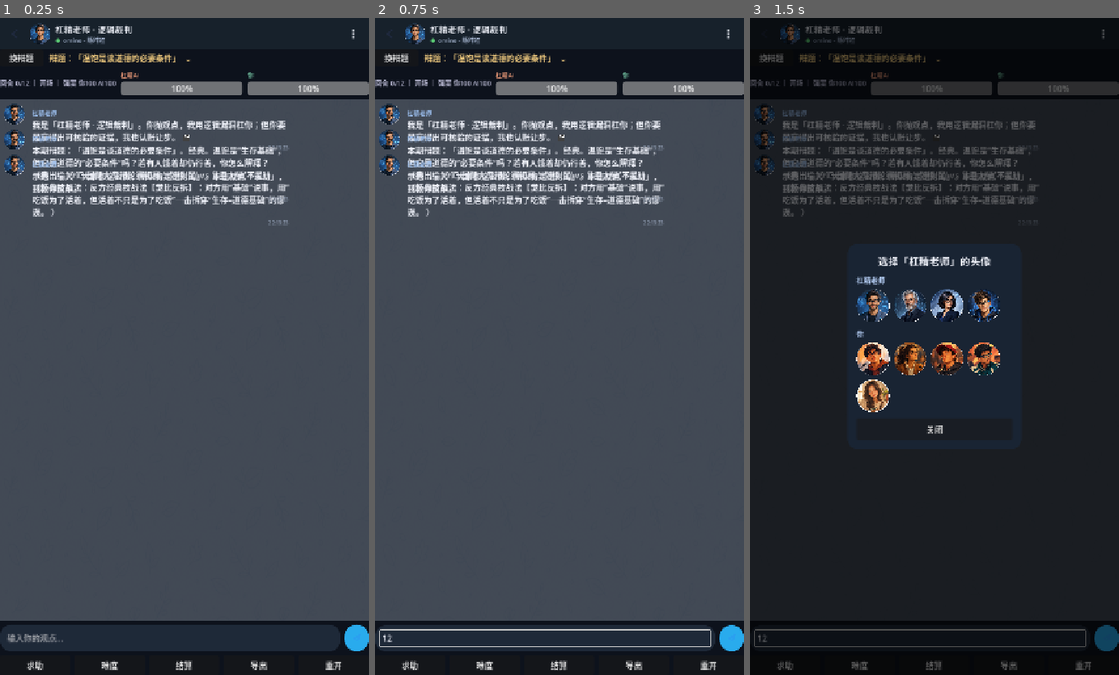
Above: before the commit, frames 1-3 (left to right).
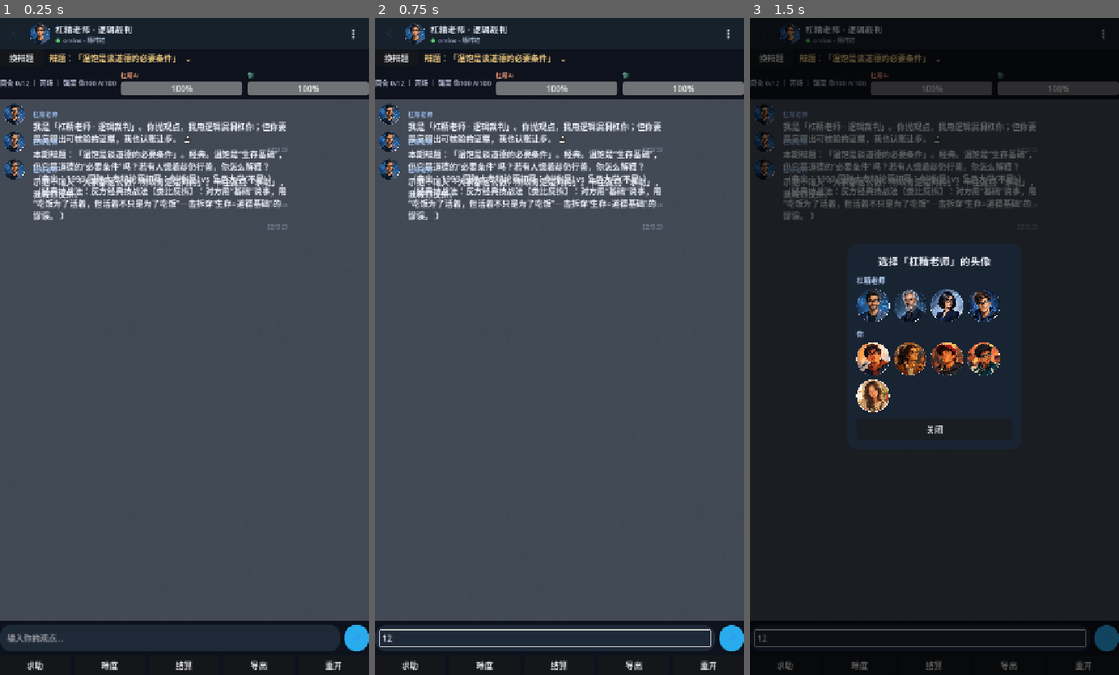
Above: after the commit, the same moments.

Repository: BJX-lin/-md-
Game: Godot game, scene res://scenes/Main.tscn
Same seed, same stepped clock (60 frames per second), same inputs: the game is played once before the commit and once after it.
Inputs (mouse positions are in pixels of both pictures, inside the frame that each line leads up to):
- Up to frame 1 (0.25 s): no input
- Up to frame 2 (0.75 s): click (544, 635) at 0.52 s; type "12" at 0.6 s
- Up to frame 3 (1.5 s): click (790, 31) at 1.27 s

The runs differ from the first frame. In frame 1, 5.9% of the frame differs, in the area x 1-79%, y 14-33%; in frame 2, 5.9%; in frame 3, 3.9%.

Commit message:
重做聊天气泡为独立卡片UI并修复文本重叠：弃用旧 _fit_rl_height 单点回写 custom_minimum_size.y(容器未定宽时测到错误高度)，改为 _queue_reflow/_reflow_bubbles 在气泡加入容器后的下一帧用 get_content_height() 统一重测所有气泡高度+再自动上滑到底(避免多行/含换行bbcode文本与发送者名/时间戳堆叠)；气泡卡片加大圆角18+内边距11、_chat 间距14；_scroll.resized 与每次新消息触发重排以适配小屏/长文本；结算面板保留独立延迟测高。gdparse全过&gdlint零新错
Co-authored-by: arena-agent <297053741+arena-agent@users.noreply.github.com>

Diff:
--- a/godot_logic_game/scripts/Main.gd
+++ b/godot_logic_game/scripts/Main.gd
@@ -140,18 +140,52 @@
 	sb.set_content_margin_all(margin)
 	return sb
 
-# 让 RichTextLabel 高度随内容自适应，避免在容器内换行后文本/时间戳重叠。
-# fit_content 在嵌套容器里的高度测量会滞后/缓存，这里用 get_content_height()
-# 在 resized（宽度变化触发重排）后刷新 custom_minimum_size.y 兜底。
+# ---- 文本高度自适应（卡片式气泡）----
+# RichTextLabel 在 ScrollContainer 嵌套容器里，fit_content 的高度测量会在布局
+# 稳定前就返回旧值，导致多行文本互相重叠。这里统一在“加入容器后的下一帧”
+# 重新测量所有气泡高度（宽度已确定，get_content_height() 才准确），
+# 再把滚动条推到最底实现自动上滑。
+var _reflow_queued := false
+
+func _queue_reflow() -> void:
+	if _reflow_queued:
+		return
+	_reflow_queued = true
+	call_deferred("_reflow_bubbles")
+
+func _reflow_bubbles() -> void:
+	_reflow_queued = false
+	if _chat == null:
+		return
+	for child in _chat.get_children():
+		if child is HBoxContainer:
+			for c in child.get_children():
+				var rl := _find_rich(c)
+				if rl != null:
+					var h := rl.get_content_height()
+					if h > 0:
+						rl.custom_minimum_size.y = h
+	# 自动上滑到底
+	if _scroll != null:
+		_scroll.set_deferred("scroll_vertical", 2147483647)
+
+func _find_rich(node: Node) -> RichTextLabel:
+	if node is RichTextLabel:
+		return node
+	for ch in node.get_children():
+		var r := _find_rich(ch)
+		if r != null:
+			return r
+	return null
+
+# 结算面板里单独一个 RichTextLabel：设置文本后再延迟测一次高度
 func _fit_rl_height(rl: RichTextLabel) -> void:
 	rl.fit_content = true
 	rl.scroll_active = false
-	var refresh := Callable(self, "_apply_rl_height").bind(rl)
-	rl.resized.connect(refresh)
-	refresh.call_deferred()
+	call_deferred("_apply_rl_height", rl)
 
 func _apply_rl_height(rl: RichTextLabel) -> void:
-	if rl == null:
+	if rl == null or not is_instance_valid(rl):
 		return
 	var h := rl.get_content_height()
 	if h > 0:
@@ -338,8 +372,11 @@
 
 	_chat = VBoxContainer.new()
 	_chat.size_flags_horizontal = Control.SIZE_EXPAND_FILL
-	_chat.add_theme_constant_override("separation", 10)
+	# 卡片间距略大，让每条消息视觉上独立、不挤在一起
+	_chat.add_theme_constant_override("separation", 14)
 	_scroll.add_child(_chat)
+	# 窗口/视口尺寸变化时重新校准气泡高度，避免换行后重叠
+	_scroll.resized.connect(_queue_reflow)
 	return wrap
 
 func _build_input() -> Control:
@@ -625,17 +662,20 @@
 	var avatar_role := "ai" if is_ai else "user"
 	var avatar := _make_avatar_btn(avatar_tex, 40, avatar_role)
 
-	# 气泡面板
+	# 气泡卡片面板：更大圆角 + 内边距，视觉上独立成卡片
 	var panel := PanelContainer.new()
 	panel.size_flags_horizontal = Control.SIZE_SHRINK_BEGIN
 	panel.size_flags_vertical = Control.SIZE_SHRINK_BEGIN
 	panel.custom_minimum_size = Vector2(min_w, 0)
 	panel.custom_maximum_size = Vector2(max_w, 0)
-	panel.add_theme_stylebox_override("panel", _make_style(
-		COL_AI_BUBBLE if is_ai else COL_USER_BUBBLE, 16, 9))
+	var card_sb := StyleBoxFlat.new()
+	card_sb.bg_color = COL_AI_BUBBLE if is_ai else COL_USER_BUBBLE
+	card_sb.set_corner_radius_all(18)
+	card_sb.set_content_margin_all(11)
+	panel.add_theme_stylebox_override("panel", card_sb)
 
 	var body := VBoxContainer.new()
-	body.add_theme_constant_override("separation", 2)
+	body.add_theme_constant_override("separation", 3)
 	panel.add_child(body)
 
 	if is_ai:
@@ -648,13 +688,13 @@
 	var msg := RichTextLabel.new()
 	msg.bbcode_enabled = true
 	msg.text = text
+	msg.fit_content = true
+	msg.scroll_active = false
 	msg.autowrap_mode = TextServer.AUTOWRAP_ARBITRARY
 	msg.size_flags_horizontal = Control.SIZE_EXPAND_FILL
 	msg.size_flags_vertical = Control.SIZE_SHRINK_BEGIN
 	msg.add_theme_color_override("default_color", COL_TEXT)
 	body.add_child(msg)
-	# 关键：在内容/宽度变化后刷新高度，避免文本与时间戳重叠
-	_fit_rl_height(msg)
 
 	var ts := Label.new()
 	ts.text = _now()
@@ -675,6 +715,8 @@
 		row.add_child(panel)
 		row.add_child(avatar)
 	_chat.add_child(row)
+	# 加入容器后延迟一帧，等宽度确定再统一校准所有气泡高度并自动上滑
+	_queue_reflow()
 
 	# 记入导出文本（去除 bbcode 标记）
 	_transcript += ("[%s] %s：%s\n" % [_now(), ("杠精AI" if is_ai else "你"), _strip_bbcode(text)])
